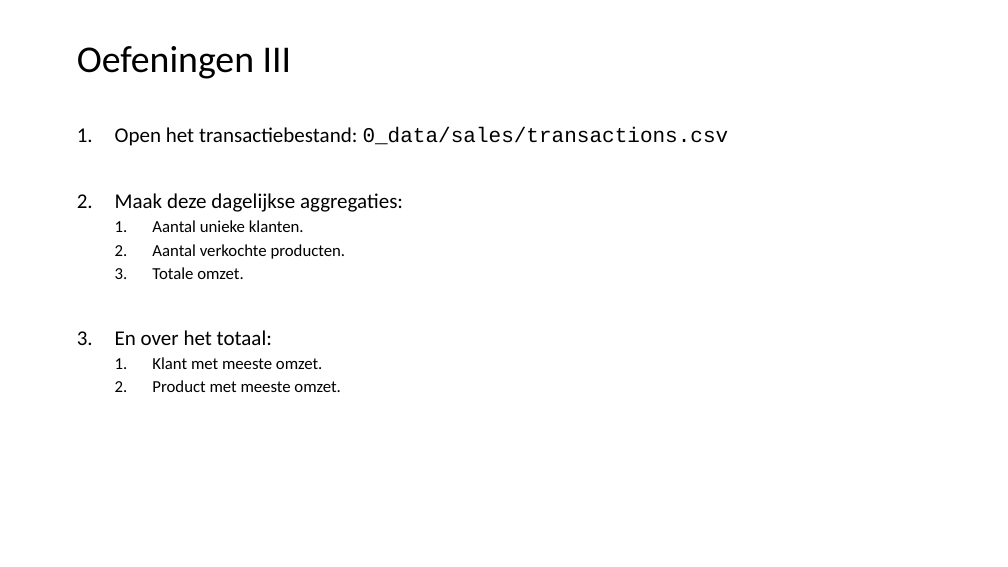
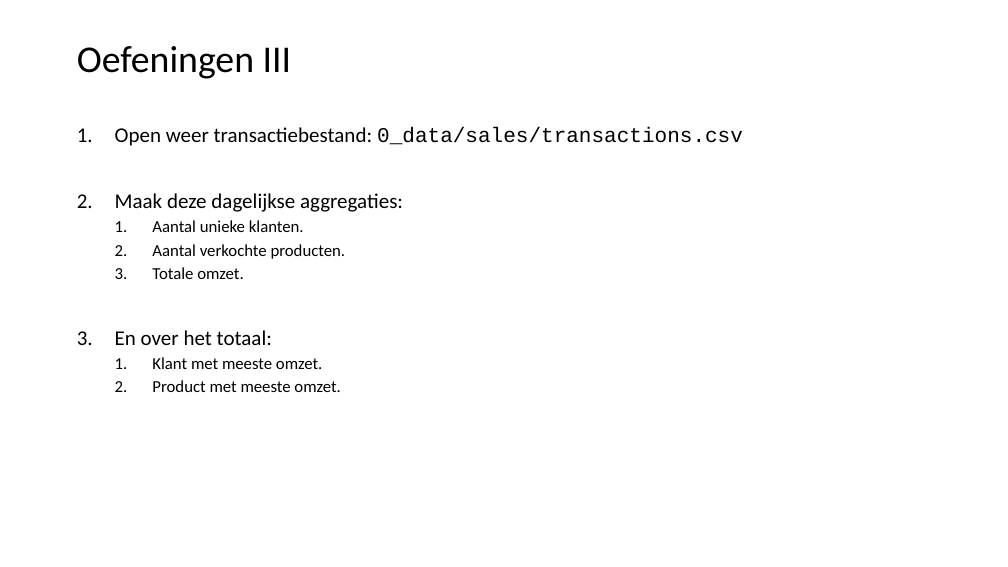
Before and after one commit to LFKoning/knowledge-sharing, a slide deck: slide 15 of python_trainees/3_pandas_plotting/python_traineeship_3.pptx. Drawn at 1008x567 pixels with LibreOffice and Linux fonts; fonts in the diff are those of the drawing. Boxes give left, top, right and bottom in pixels: in the first picture for what was removed or moved away, otherwise in the second. Text is boxed around its words. In the diff, an @@ line names an element or a change of style, - is before the commit and + after.

```diff
--- a/python_trainees/3_pandas_plotting/python_traineeship_3.pptx
+++ b/python_trainees/3_pandas_plotting/python_traineeship_3.pptx
@@ text at (115, 127, 743, 146): text changed @@
-1. Open het transactiebestand: 0_data/sales/transactions.csv
+1. Open weer transactiebestand: 0_data/sales/transactions.csv
```
Also in this commit, not shown: 10 other slides changed, 10 other files.
